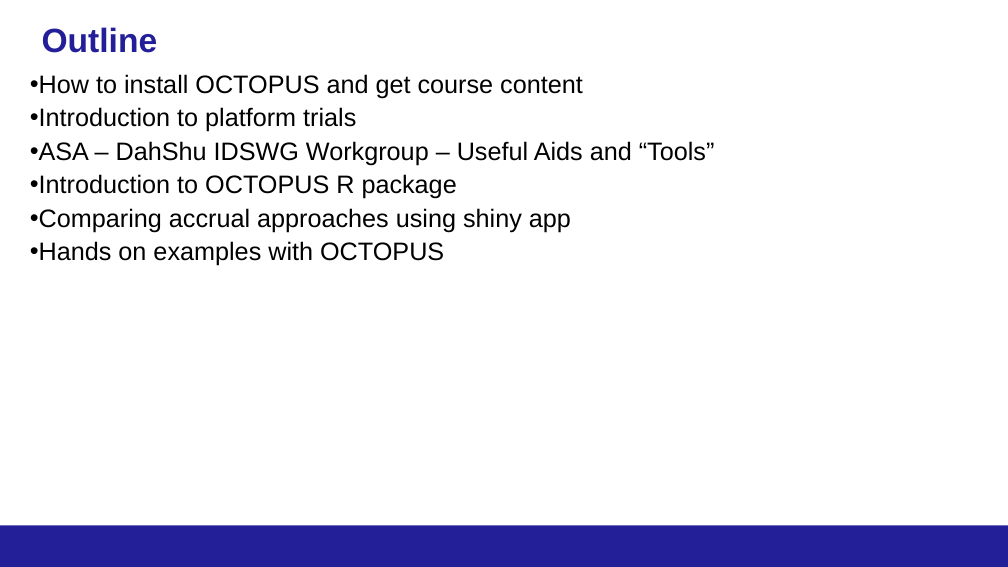
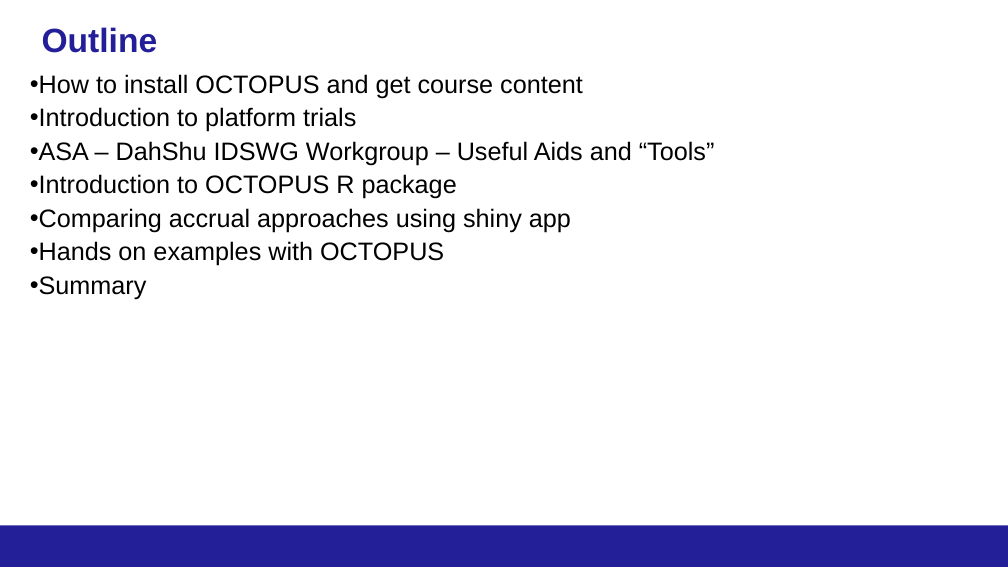
Before and after one commit to kwathen/BayesPharma2024-OCTOPUS, a slide deck: slide 2 of CourseMaterial/Wathen-Bayes2024ForDistribution.pptx. Drawn at 1008x567 pixels with LibreOffice and Linux fonts; fonts in the diff are those of the drawing; background and template pictures are left out. Boxes give left, top, right and bottom in pixels: in the first picture for what was removed or moved away, otherwise in the second. Text is boxed around its words. In the diff, an @@ line names an element or a change of style, - is before the commit and + after.

Commit message:
Minor updates

```diff
--- a/CourseMaterial/Wathen-Bayes2024ForDistribution.pptx
+++ b/CourseMaterial/Wathen-Bayes2024ForDistribution.pptx
@@ text at (30, 276, 147, 299): paragraph added @@
+• Summary
```
